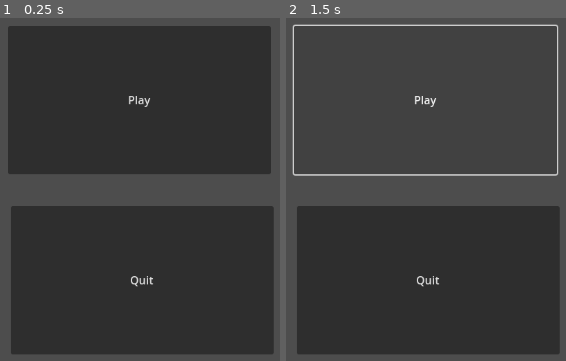
Above: before the commit, frames 1-2 (left to right).
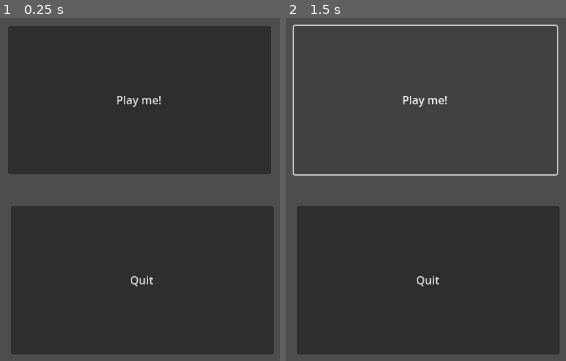
Above: after the commit, the same moments.

Repository: eth1711/game_jam_funtastic
Game: Godot game, scene res://main.tscn
Same seed, same stepped clock (60 frames per second), same inputs: the game is played once before the commit and once after it.
Inputs:
- Up to frame 1 (0.25 s): no input
- Up to frame 2 (1.5 s): click "Play" (after the commit: "Play me!") at 0.5 s; click "Play" (after the commit: "Play me!") at 1.25 s

The runs differ from the first frame. In frame 1, 0.2% of the frame differs, in the area x 41-58%, y 22-26%; in frame 2, 0.2%.

Commit message:
Test commmit

Diff:
--- a/main.tscn
+++ b/main.tscn
@@ -1,13 +1,16 @@
-[gd_scene format=3 uid="uid://c02wmaqgnlmki"]
+[gd_scene load_steps=2 format=3 uid="uid://c02wmaqgnlmki"]
+
+[ext_resource type="Script" path="res://main.gd" id="1_52qcn"]
 
 [node name="main" type="Node2D"]
+script = ExtResource("1_52qcn")
 
 [node name="Play" type="Button" parent="."]
 offset_left = 88.0
 offset_top = 101.0
 offset_right = 467.0
 offset_bottom = 315.0
-text = "Play"
+text = "Play me!"
 
 [node name="Quit" type="Button" parent="."]
 offset_left = 92.0
@@ -15,3 +18,6 @@
 offset_right = 471.0
 offset_bottom = 575.0
 text = "Quit"
+
+[connection signal="pressed" from="Play" to="." method="_on_play_pressed"]
+[connection signal="pressed" from="Quit" to="." method="_on_quit_pressed"]
